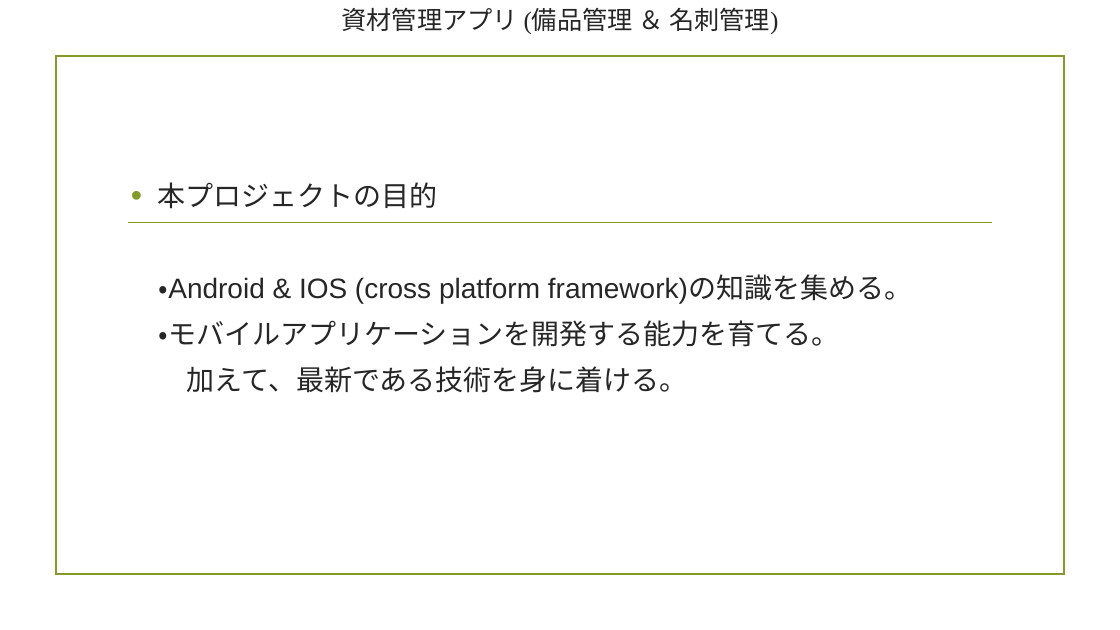
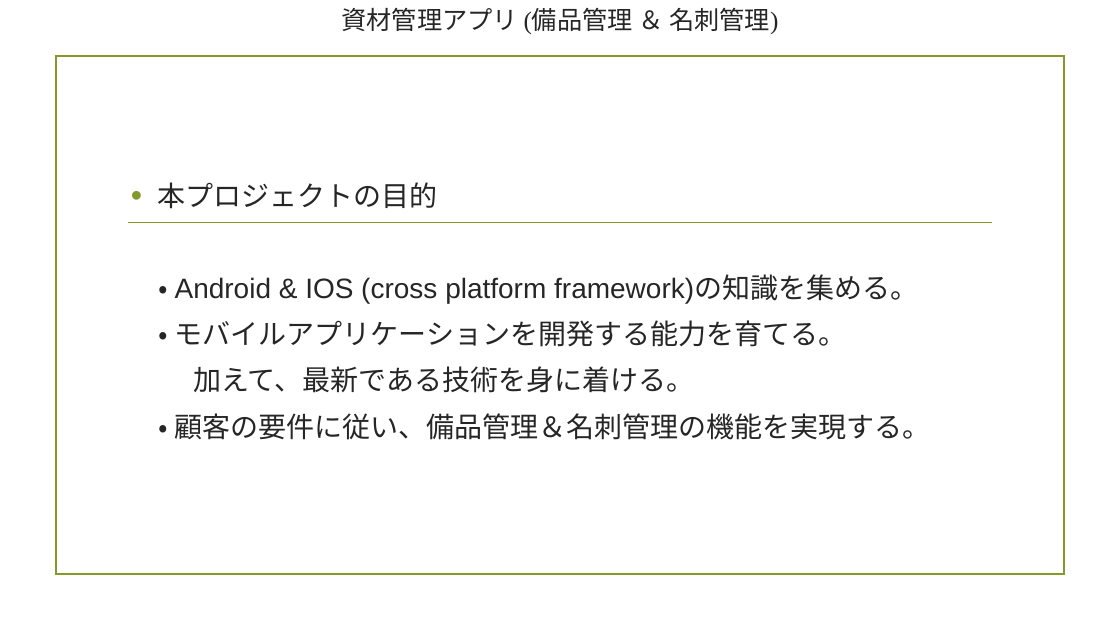
Before and after one commit to ouyou58/SmartingApp, a slide deck: slide 2 of lib/Android & IOS.pptx. Drawn at 1120x630 pixels with LibreOffice and Linux fonts; fonts in the diff are those of the drawing; background and template pictures are left out. Boxes give left, top, right and bottom in pixels: in the first picture for what was removed or moved away, otherwise in the second. Text is boxed around its words. In the diff, an @@ line names an element or a change of style, - is before the commit and + after.

Commit message:
2021/05/31 kimG_PPT

```diff
--- a/lib/Android & IOS.pptx
+++ b/lib/Android & IOS.pptx
@@ text at [159, 276, 918, 347]: spaces changed @@
-・Android & IOS (cross platform framework)の知識を集める。
-・モバイルアプリケーションを開発する能力を育てる。
+・ Android & IOS (cross platform framework)の知識を集める。
+・ モバイルアプリケーションを開発する能力を育てる。
@@ text at [159, 413, 931, 440]: paragraph added @@
+・ 顧客の要件に従い、備品管理＆名刺管理の機能を実現する。
```
Also in this commit, not shown: 3 other slides changed, 3 slides added.
